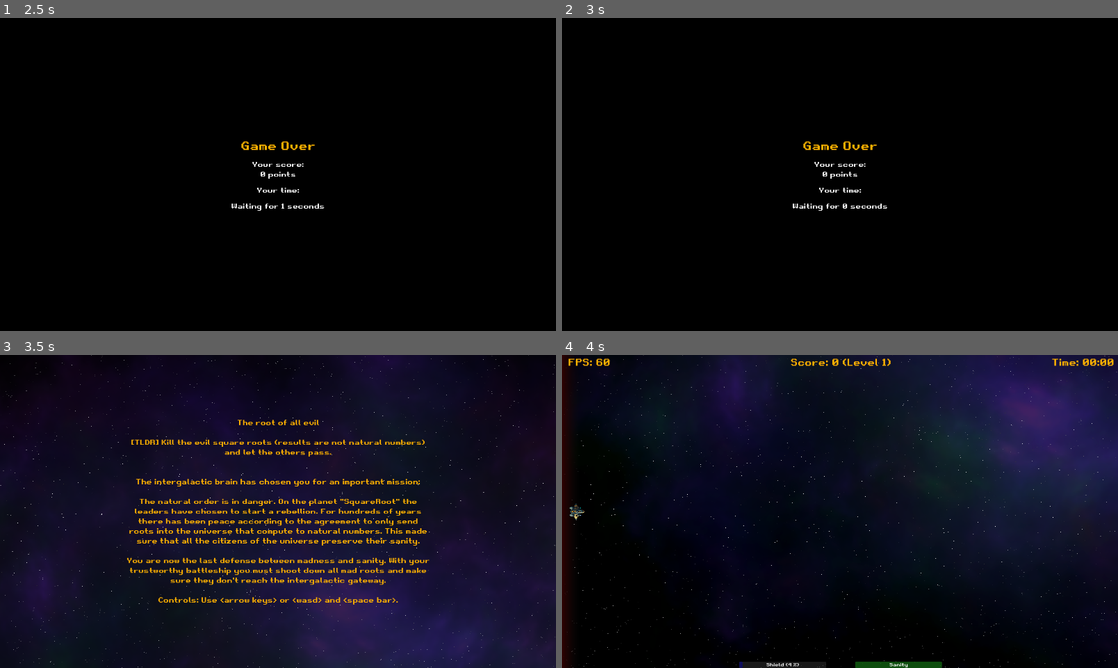
Above: before the commit, frames 1-4 (two rows, left to right).
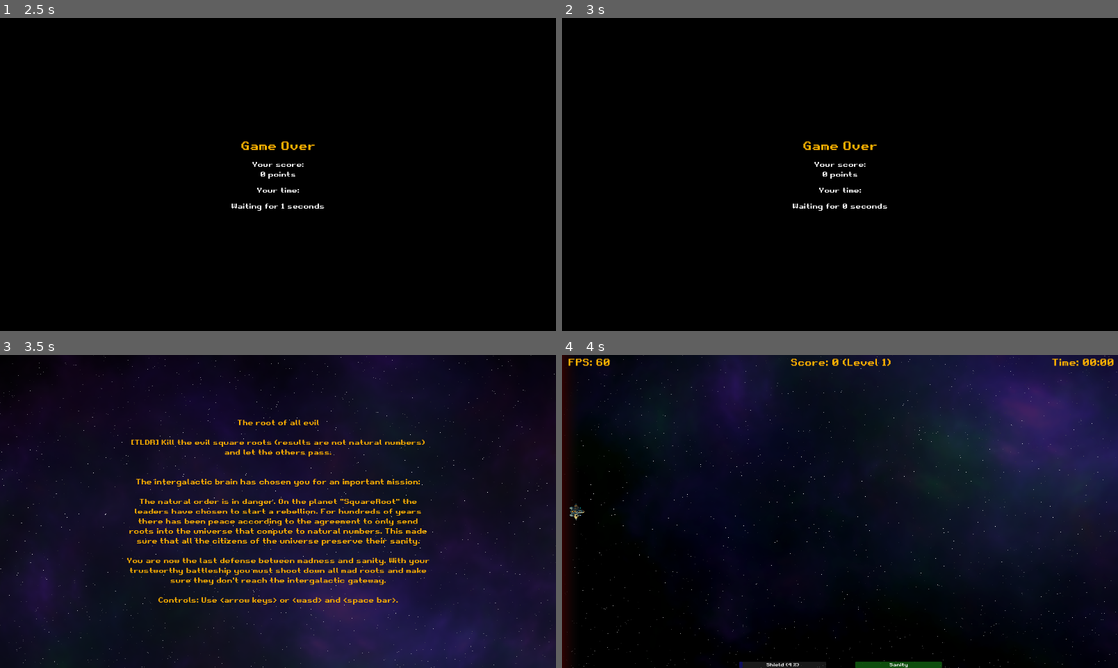
Above: after the commit, the same moments.

Repository: gingerr/ggj-2023-roots-one
Game: Godot game, scene res://game/GameOver.tscn
The game is run twice, just before and just after one commit, with the same random seed, the same clock (stepped at 60 frames per second) and the same inputs. This scene is started directly instead of the project's main scene.
Inputs (mouse positions are in pixels of both pictures, inside the frame that each line leads up to):
- Up to frame 1 (2.5 s): tap Enter (ui_accept) at 0.5, 1.35, 1.52, 1.82, 2 s; move the mouse to (400, 158) at 0.52 s; hold Right (ui_right) 0.53-1.28 s; hold Enter (ui_accept) 0.53-1.28 s; move the mouse to (166, 190) at 1.27 s; hold Down (ui_down) 1.28-2.03 s; move the mouse to (333, 105) at 2.02 s; hold Right (ui_right) from 2.03 s (still down); hold Enter (ui_accept) from 2.03 s (still down)
- Up to frame 2 (3 s): move the mouse to (812, 237) at 2.77 s; release Right (ui_right) at 2.78 s; release Enter (ui_accept) at 2.78 s; hold Up (ui_up) from 2.78 s (still down); tap Enter (ui_accept) at 2.85 s
- Up to frame 3 (3.5 s): keep holding Up (ui_up); tap Enter (ui_accept) at 3.02, 3.32 s
- Up to frame 4 (4 s): move the mouse to (1006, 558) at 3.52 s; release Up (ui_up) at 3.53 s; hold Left (ui_left) from 3.53 s (still down); hold Enter (ui_accept) from 3.53 s (still down)

Frames 1-2 are identical in both runs. In frame 3, 0.6% of the frame differs, in the area x 0-100%, y 0-100%; in frame 4, nothing differs.

Commit message:
improves/fixes key and ui controls handling

Diff:
--- a/game/Game.gd
+++ b/game/Game.gd
@@ -58,9 +58,9 @@
 	mob.wrong_hit.connect(_on_enemy_root_wrong_hit)
 	add_child(mob)
 
-func _input(event: InputEvent) -> void:
-	#if event is InputEventKey and event.pressed and event.keycode == KEY_ESCAPE:
+func _unhandled_key_input(event: InputEvent) -> void:
 	if event is InputEventKey and event.pressed and event.keycode == KEY_ESCAPE:
+		get_viewport().set_input_as_handled()
 		$PauseScreen.visible = true
 
 func _on_Player_dead():
--- a/game/GameOver.gd
+++ b/game/GameOver.gd
@@ -18,10 +18,10 @@
 	else:
 		%Countdown.text = "<any key to continue>"
 
-func _input(event: InputEvent):
-	if timer_done and event.get('pressed') and event.pressed:
+func _unhandled_input(event: InputEvent):
+	if timer_done and event.get('pressed'):
 		get_viewport().set_input_as_handled()
-		get_tree().paused = false;
+		get_tree().paused = false
 		get_tree().change_scene_to_file("res://pregame/MainMenu.tscn")
 
 func _on_Timer_timeout():
--- a/game/PauseScreen.gd
+++ b/game/PauseScreen.gd
@@ -3,8 +3,8 @@
 func _ready():
 	Utils.default_font_color(%Label)
 
-func _input(event: InputEvent):
-	if self.visible && event.get('pressed') and event.pressed:
+func _unhandled_input(event: InputEvent):
+	if self.visible && event.get('pressed'):
 		get_viewport().set_input_as_handled()
 		self.visible = false
 
--- a/global_theme.tres
+++ b/global_theme.tres
@@ -1,3 +1,8 @@
-[gd_resource type="Theme" format=2]
+[gd_resource type="Theme" load_steps=2 format=3 uid="uid://xx57pj6g4bm2"]
+
+[sub_resource type="StyleBoxEmpty" id="StyleBoxEmpty_bpg1l"]
 
 [resource]
+Button/colors/font_focus_color = Color(1, 0.698039, 0, 1)
+Button/colors/font_hover_color = Color(1, 0.698039, 0, 1)
+Button/styles/focus = SubResource("StyleBoxEmpty_bpg1l")
--- a/player/Player.gd
+++ b/player/Player.gd
@@ -82,11 +82,12 @@
 	position += current_speed * delta;
 
 
-func _input(event: InputEvent) -> void:
+func _unhandled_input(event: InputEvent) -> void:
 	if (health <= 0):
-		return
+		pass
 
 	if Input.is_action_just_pressed("ui_accept"):
+		get_viewport().set_input_as_handled()
 		action_shoot()
 		emit_signal("shoot", Bullet, rotation, position)
 
--- a/pregame/Intro.gd
+++ b/pregame/Intro.gd
@@ -5,8 +5,9 @@
 	Utils.default_font_color(%Label)
 	%Label.set_text(text)
 
-func _input(event: InputEvent):
-	if event.get('pressed') and event.pressed:
+func _unhandled_input(event: InputEvent):
+	if event.get('pressed'):
+		get_viewport().set_input_as_handled()
 		get_tree().change_scene_to_file("res://game/Game.tscn")
 
 
--- a/pregame/MainMenu.gd
+++ b/pregame/MainMenu.gd
@@ -1,56 +1,30 @@
 extends MarginContainer
 
-var selectionIndex = 0;
+func _ready():
+	%NewGame.grab_focus()
 
 func _on_NewGame_pressed():
 	get_tree().paused = false
 	get_tree().change_scene_to_file("res://pregame/Intro.tscn")
 
+func _on_Options_pressed():
+	%OptionsMenu.visible = true
+	%Selection.visible = false
+	%BackToMain.grab_focus()
 
 func _on_Exit_pressed():
 	get_tree().quit()
 
-func _ready():
-	Utils.default_font_color($VBoxContainer/copyright)
-	visualize_selection()
+func _on_BackToMain_pressed():
+	%OptionsMenu.visible = false
+	%Selection.visible = true
+	%NewGame.grab_focus()
 
-func _on_Options_pressed():
-	$HBoxContainer/VBoxContainer/MarginContainer/OptionsMenu.visible = true
-	$HBoxContainer/VBoxContainer/MarginContainer/Selection.visible = false
+func _on_new_game_mouse_entered():
+	%NewGame.grab_focus()
 
-func _on_BackToMain_pressed():
-	$HBoxContainer/VBoxContainer/MarginContainer/OptionsMenu.visible = false
-	$HBoxContainer/VBoxContainer/MarginContainer/Selection.visible = true
+func _on_options_mouse_entered():
+	%Options.grab_focus()
 
-func _input(event: InputEvent) -> void:
-	if event is InputEventMouse:
-		if $HBoxContainer/VBoxContainer/MarginContainer/Selection/NewGame.is_hovered():
-			selectionIndex = 0;
-		elif $HBoxContainer/VBoxContainer/MarginContainer/Selection/Exit.is_hovered():
-			selectionIndex = 1;
-	#if event is InputEventKey and event.pressed and event.keycode == KEY_ENTER:
-	if Input.is_action_pressed("ui_accept"):
-		match selectionIndex:
-			0:
-				$HBoxContainer/VBoxContainer/MarginContainer/Selection/NewGame.emit_signal("pressed")
-			1:
-				$HBoxContainer/VBoxContainer/MarginContainer/Selection/Exit.emit_signal("pressed")
-
-	#if event is InputEventKey and event.pressed and event.keycode == KEY_DOWN:
-	if Input.is_action_pressed("ui_down"):
-		selectionIndex = min(selectionIndex + 1, 1)
-	#if event is InputEventKey and event.pressed and event.keycode == KEY_UP:
-	if Input.is_action_pressed("ui_up"):
-		selectionIndex = max(selectionIndex - 1, 0)
-	visualize_selection()
-
-func visualize_selection():
-	Utils.button_not_selected($HBoxContainer/VBoxContainer/MarginContainer/Selection/NewGame)
-	Utils.button_not_selected($HBoxContainer/VBoxContainer/MarginContainer/Selection/Options)
-	Utils.button_not_selected($HBoxContainer/VBoxContainer/MarginContainer/Selection/Exit)
-	match selectionIndex:
-		0:
-			Utils.button_selected($HBoxContainer/VBoxContainer/MarginContainer/Selection/NewGame)
-			$HBoxContainer/VBoxContainer/MarginContainer/Selection/NewGame
-		1:
-			Utils.button_selected($HBoxContainer/VBoxContainer/MarginContainer/Selection/Exit)
+func _on_exit_mouse_entered():
+	%Exit.grab_focus()
--- a/pregame/MainMenu.tscn
+++ b/pregame/MainMenu.tscn
@@ -1,9 +1,10 @@
-[gd_scene load_steps=5 format=3 uid="uid://e545khgsfk05"]
+[gd_scene load_steps=6 format=3 uid="uid://e545khgsfk05"]
 
 [ext_resource type="Script" path="res://pregame/MainMenu.gd" id="1_v44vl"]
 [ext_resource type="PackedScene" uid="uid://c4qdkjgpo0i5h" path="res://background/BackgroundLayer.tscn" id="2_xsfg4"]
 [ext_resource type="Texture2D" uid="uid://bn74t5dcotx3i" path="res://resources/splash.png" id="3_il2vg"]
 [ext_resource type="FontFile" uid="uid://cmu3u3xa3sj0r" path="res://resources/retro-gaming.ttf" id="4_5od04"]
+[ext_resource type="Theme" uid="uid://xx57pj6g4bm2" path="res://global_theme.tres" id="4_ji7ok"]
 
 [node name="MainMenu" type="MarginContainer"]
 anchors_preset = 15
@@ -39,36 +40,40 @@
 layout_mode = 2
 
 [node name="Selection" type="VBoxContainer" parent="HBoxContainer/VBoxContainer/MarginContainer"]
+unique_name_in_owner = true
 layout_mode = 2
 alignment = 1
 
 [node name="NewGame" type="Button" parent="HBoxContainer/VBoxContainer/MarginContainer/Selection"]
+unique_name_in_owner = true
 layout_mode = 2
 mouse_default_cursor_shape = 2
-theme_override_fonts/font = ExtResource("4_5od04")
+theme = ExtResource("4_ji7ok")
 theme_override_font_sizes/font_size = 40
 text = "New Game"
 flat = true
 
 [node name="Options" type="Button" parent="HBoxContainer/VBoxContainer/MarginContainer/Selection"]
+unique_name_in_owner = true
 visible = false
 layout_mode = 2
-focus_mode = 0
 mouse_default_cursor_shape = 2
+theme = ExtResource("4_ji7ok")
 theme_override_font_sizes/font_size = 40
 text = "Options"
 flat = true
 
 [node name="Exit" type="Button" parent="HBoxContainer/VBoxContainer/MarginContainer/Selection"]
+unique_name_in_owner = true
 layout_mode = 2
-focus_mode = 0
 mouse_default_cursor_shape = 2
-theme_override_fonts/font = ExtResource("4_5od04")
+theme = ExtResource("4_ji7ok")
 theme_override_font_sizes/font_size = 40
 text = "Exit the game"
 flat = true
 
 [node name="OptionsMenu" type="VBoxContainer" parent="HBoxContainer/VBoxContainer/MarginContainer"]
+unique_name_in_owner = true
 visible = false
 layout_mode = 2
 
@@ -84,24 +89,29 @@
 [node name="Easy" type="CheckBox" parent="HBoxContainer/VBoxContainer/MarginContainer/OptionsMenu/DifficultyOpt"]
 layout_mode = 2
 mouse_default_cursor_shape = 2
+theme = ExtResource("4_ji7ok")
 theme_override_fonts/font = ExtResource("4_5od04")
 text = "Easy"
 
 [node name="Normal" type="CheckBox" parent="HBoxContainer/VBoxContainer/MarginContainer/OptionsMenu/DifficultyOpt"]
 layout_mode = 2
 mouse_default_cursor_shape = 2
+theme = ExtResource("4_ji7ok")
 theme_override_fonts/font = ExtResource("4_5od04")
 text = "Normal"
 
 [node name="Hard" type="CheckBox" parent="HBoxContainer/VBoxContainer/MarginContainer/OptionsMenu/DifficultyOpt"]
 layout_mode = 2
 mouse_default_cursor_shape = 2
+theme = ExtResource("4_ji7ok")
 theme_override_fonts/font = ExtResource("4_5od04")
 text = "Hard"
 
 [node name="BackToMain" type="Button" parent="HBoxContainer/VBoxContainer/MarginContainer/OptionsMenu"]
+unique_name_in_owner = true
 layout_mode = 2
 mouse_default_cursor_shape = 2
+theme = ExtResource("4_ji7ok")
 text = "Back"
 flat = true
 
@@ -112,13 +122,17 @@
 [node name="copyright" type="Label" parent="VBoxContainer"]
 layout_mode = 2
 size_flags_vertical = 8
+theme_override_colors/font_color = Color(1, 0.698039, 0, 1)
 theme_override_fonts/font = ExtResource("4_5od04")
 text = "Global Game Jam 2023 @Bredex GmbH
 Version 20230211#0115"
 horizontal_alignment = 1
 
 [connection signal="gui_input" from="HBoxContainer/VBoxContainer" to="." method="_on_VBoxContainer_gui_input"]
+[connection signal="mouse_entered" from="HBoxContainer/VBoxContainer/MarginContainer/Selection/NewGame" to="." method="_on_new_game_mouse_entered"]
 [connection signal="pressed" from="HBoxContainer/VBoxContainer/MarginContainer/Selection/NewGame" to="." method="_on_NewGame_pressed"]
+[connection signal="mouse_entered" from="HBoxContainer/VBoxContainer/MarginContainer/Selection/Options" to="." method="_on_options_mouse_entered"]
 [connection signal="pressed" from="HBoxContainer/VBoxContainer/MarginContainer/Selection/Options" to="." method="_on_Options_pressed"]
+[connection signal="mouse_entered" from="HBoxContainer/VBoxContainer/MarginContainer/Selection/Exit" to="." method="_on_exit_mouse_entered"]
 [connection signal="pressed" from="HBoxContainer/VBoxContainer/MarginContainer/Selection/Exit" to="." method="_on_Exit_pressed"]
 [connection signal="pressed" from="HBoxContainer/VBoxContainer/MarginContainer/OptionsMenu/BackToMain" to="." method="_on_BackToMain_pressed"]
